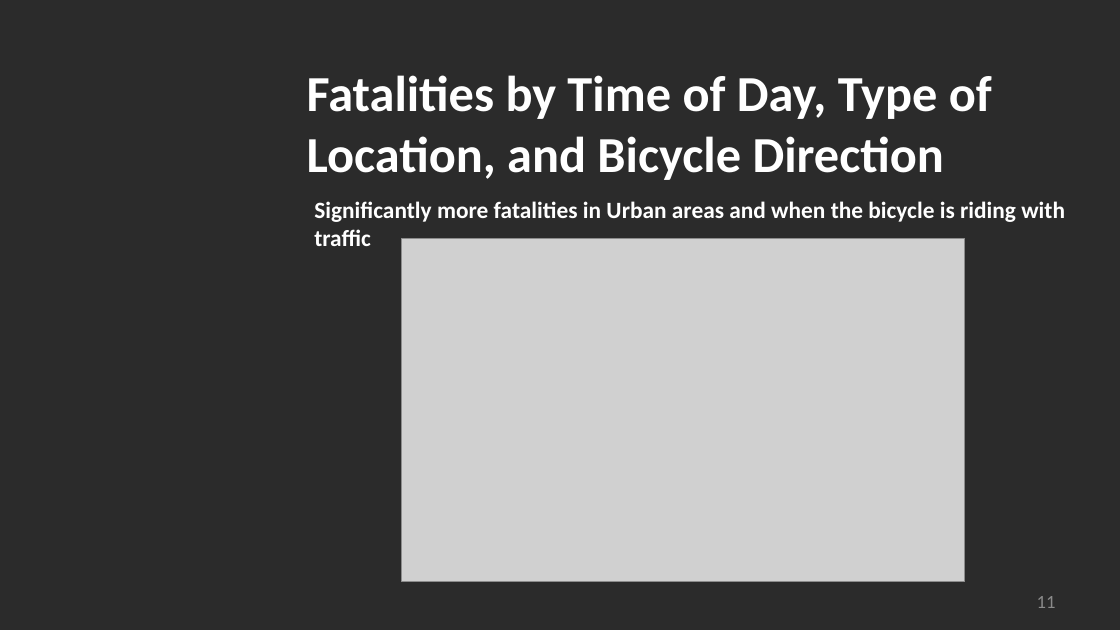
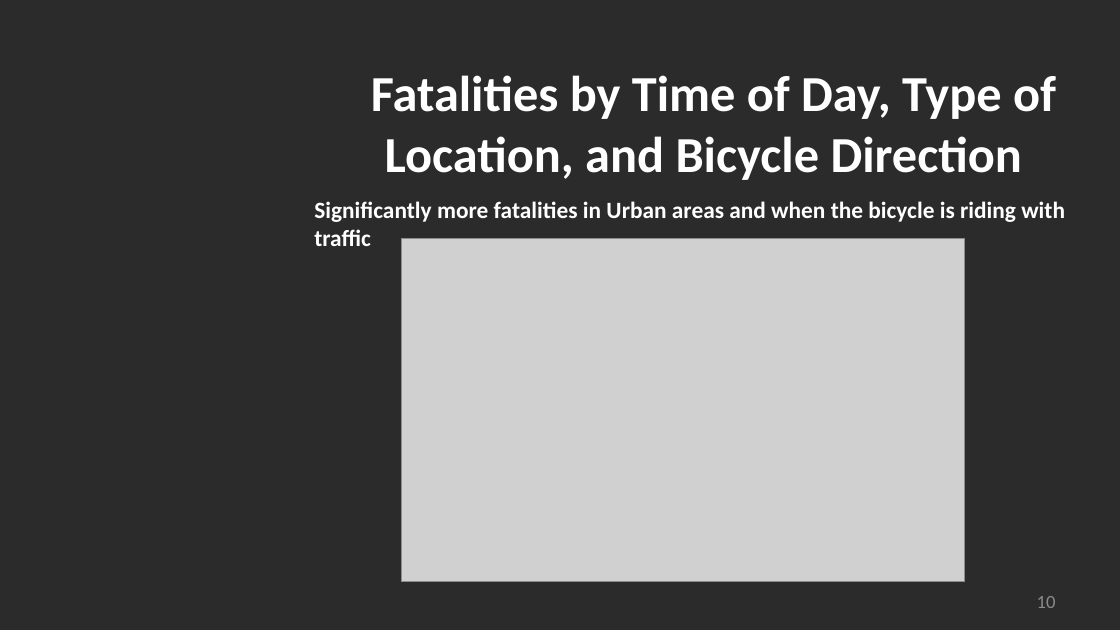
Before and after one commit to madams11/DataR-Project, a slide deck: slide 10 of US Bicycle Fatalities_Group 4.pptx (slide 11 before the commit). Drawn at 1120x630 pixels with LibreOffice and Linux fonts; fonts in the diff are those of the drawing; grey boxes stand for pictures; background and template pictures are left out; a plain dark background stands for a picture behind light text. Boxes give left, top, right and bottom in pixels: in the first picture for what was removed or moved away, otherwise in the second. Text is boxed around its words. In the diff, an @@ line names an element or a change of style, - is before the commit and + after.

```diff
--- a/US Bicycle Fatalities_Group 4.pptx
+++ b/US Bicycle Fatalities_Group 4.pptx
@@ title "Fatalities by Time of Day, ..." at bbox=[371, 75, 1056, 180]: alignment left to right @@
@@ page number at bbox=[1037, 596, 1056, 608]: text changed @@
-11
+10
```
Also in this commit, not shown: 8 other slides changed, 6 slides added, 3 slides removed.
